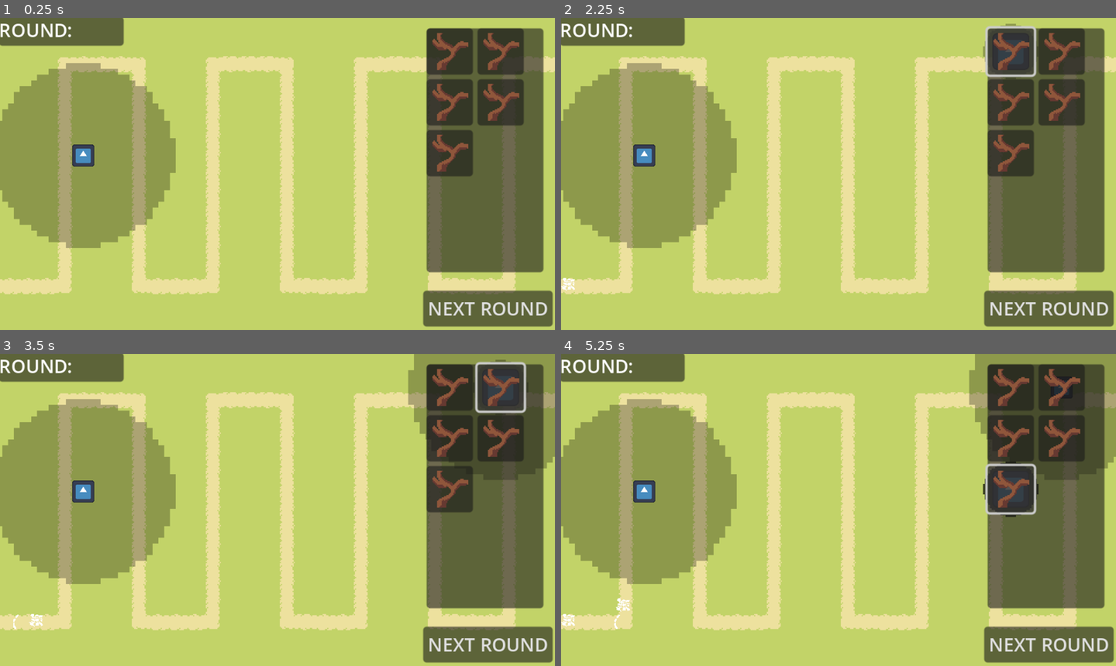
Above: before the commit, frames 1-4 (two rows, left to right).
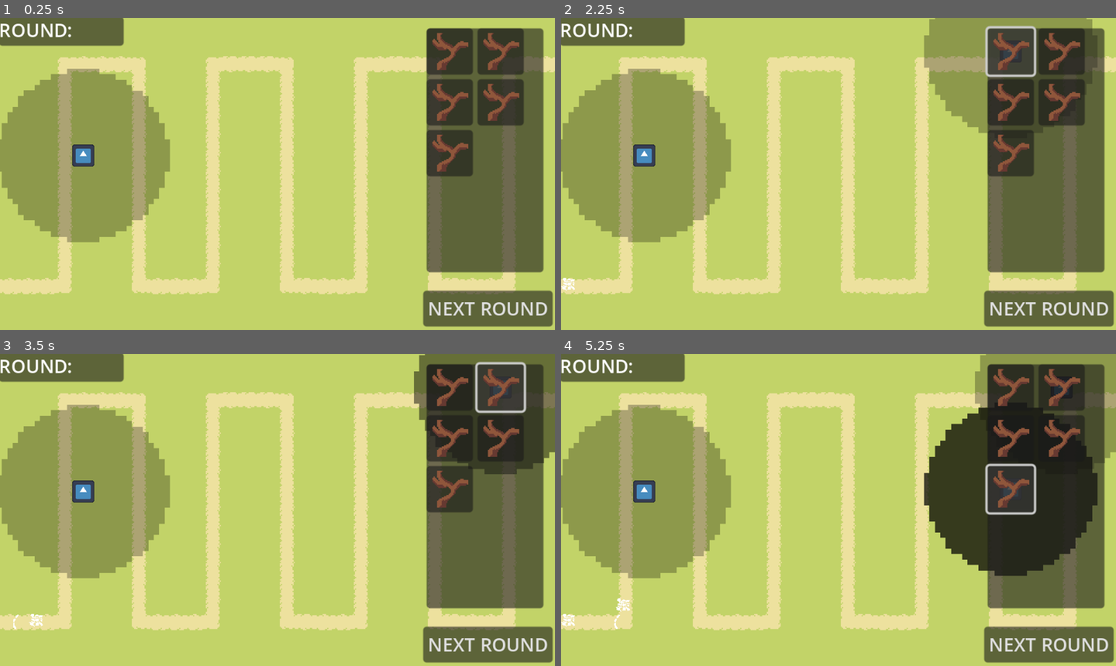
Above: after the commit, the same moments.

Repository: MindVisceral/BoneTD
Game: Godot game, scene res://Levels/Level1/Level1.tscn
Same seed, same stepped clock (60 frames per second), same inputs: the game is played once before the commit and once after it. The engine's default icon, where the game draws it, is replaced by a stand-in: a white triangle on a blue panel in a dark square.
Inputs (mouse positions are in pixels of both pictures, inside the frame that each line leads up to):
- Up to frame 1 (0.25 s): no input
- Up to frame 2 (2.25 s): click "NEXT ROUND" at 0.5 s; click "NEXT ROUND" at 1.25 s; click (1010, 52) at 2 s
- Up to frame 3 (3.5 s): click (499, 388) at 2.75 s
- Up to frame 4 (5.25 s): click (1010, 438) at 3.5 s; click (1060, 438) at 4.25 s; click (1010, 488) at 5 s

The runs differ from the first frame. In frame 1, 1.7% of the frame differs, in the area x 0-32%, y 14-74%; in frame 2, 5.6%; in frame 3, 3.7%; in frame 4, 11%, in the area x 0-100%, y 0-74%.

Commit message:
TempTower copies Tower Nodes

Diff:
--- a/Entities/Towers/BaseTower/BaseTower.gd
+++ b/Entities/Towers/BaseTower/BaseTower.gd
@@ -8,14 +8,23 @@
 @export_group("References")
 
 ## Collider of the Area which makes the Tower detect Enemies.
-## Used by TowerRangeVisuals to show the Tower's range
+## Used to scale the TowerRangeVisuals on setup() to show the Tower's range to the Player
 @export var tower_range_collider: CollisionShape2D
+
+## Sprite, which shows the Tower's range to the Player. Scaled to the right size on setup()
+@export var tower_range_visuals: Sprite2D
+
+## Sprite of this Tower.
+@export var tower_sprite: Sprite2D
+
+## The Collider of this Tower.
+@export var tower_collider: CollisionShape2D
 
 ## Point from which the Bullet will spawn.
 @export var bullet_spawn_point: Marker2D
 
-## Sprite, which shows the Tower's range to the Player. Scaled to the right size on _ready()
-@export var tower_range_visuals: Sprite2D
+## Node which rotates to face the Enemy. This way, TowerRange and TowerRangeVisuals don't rotate
+@export var rotation_pivot: Node2D
 
 ###-------------------------------------------------------------------------###
 ##### Enemy-related Variables
@@ -93,16 +102,16 @@
 
 
 func _ready() -> void:
-	##
-	tower_range_visuals.scale = Vector2( \
-		tower_range_collider.shape.radius * range_to_range_visuals_rate,
-		tower_range_collider.shape.radius * range_to_range_visuals_rate)
-
+	update_tower_visuals()
 
 	## Set ShotDelayTimer's wait_time and start it up
 	ShotDelayTimer.wait_time = shot_delay
 	ShotDelayTimer.start()
 
+
+###-------------------------------------------------------------------------###
+##### Shooting functions
+###-------------------------------------------------------------------------###
 
 func _physics_process(delta: float) -> void:
 	## If there is a current_target...
@@ -154,7 +163,7 @@
 
 	## If this tower is meant to rotate towards the Enemy, do that.
 	if tower_rotates_to_enemy == true:
-		self.rotation = angle_to_current_target
+		rotation_pivot.rotation = angle_to_current_target
 		bullet.rotation = angle_to_current_target
 	## Otherwise, make only the Bullet itself rotate to face the Enemy.
 	else:
@@ -162,7 +171,6 @@
 
 	## And add the Bullet to the Tree
 	get_tree().get_root().add_child(bullet)
-
 
 
 
@@ -207,3 +215,23 @@
 				## Set the current target to the first Enemy within this Tower's range
 				## (The Enemy that was added to the EnemiesInRangeArray latest)
 				current_target = EnemiesInRangeArray.back()
+
+
+
+###-------------------------------------------------------------------------###
+##### Visuals functions
+###-------------------------------------------------------------------------###
+
+## When the Tower is upgraded or otherwise changed, its visuals must be updated.
+func update_tower_visuals() -> void:
+	## TowerRangeVisuals must match TowerRange collider's radius.
+	## To this end, we scale TowerRangeVisuals Sprite2D by the right amount, which I determinted to
+	## be range_to_range_visuals_rate. This value depends on the the actual
+	## TowerRangeVisuals Texture's resolution.
+	## If that is changed, so must be range_to_range_visuals_rate.
+	tower_range_visuals.scale = Vector2( \
+		tower_range_collider.shape.radius * range_to_range_visuals_rate,
+		tower_range_collider.shape.radius * range_to_range_visuals_rate)
+
+	## presumably, bullet sprite should be included here too,
+	## among other stuff. WIP
--- a/Entities/Towers/BaseTower/BaseTower.tscn
+++ b/Entities/Towers/BaseTower/BaseTower.tscn
@@ -5,11 +5,14 @@
 [ext_resource type="PackedScene" uid="uid://cs8y67w2tt7sd" path="res://Entities/Towers/BaseTower/TowerRange.tscn" id="2_fac3i"]
 [ext_resource type="Texture2D" uid="uid://ctnhv3wt1ocbd" path="res://placeholder_5.png" id="3_33okv"]
 
-[node name="BaseTower" type="StaticBody2D" node_paths=PackedStringArray("bullet_spawn_point")]
+[node name="BaseTower" type="StaticBody2D" node_paths=PackedStringArray("tower_range_collider", "tower_range_visuals", "bullet_spawn_point", "rotation_pivot")]
 collision_layer = 2
 collision_mask = 3
 script = ExtResource("1_qn6n7")
-bullet_spawn_point = NodePath("BulletSpawnPoint")
+tower_range_collider = NodePath("TowerRange/Collider")
+tower_range_visuals = NodePath("TowerRangeVisuals")
+bullet_spawn_point = NodePath("RotationPivot/BulletSpawnPoint")
+rotation_pivot = NodePath("RotationPivot")
 
 [node name="TowerRange" parent="." node_paths=PackedStringArray("Tower") instance=ExtResource("2_fac3i")]
 Tower = NodePath("..")
@@ -18,15 +21,17 @@
 modulate = Color(1, 1, 1, 0.27451)
 texture = ExtResource("3_33okv")
 
-[node name="Sprite" type="Sprite2D" parent="."]
+[node name="RotationPivot" type="Node2D" parent="."]
+
+[node name="Sprite" type="Sprite2D" parent="RotationPivot"]
 scale = Vector2(0.15, 0.15)
 texture = ExtResource("1_vx0cn")
+
+[node name="BulletSpawnPoint" type="Marker2D" parent="RotationPivot"]
 
 [node name="Collider" type="CollisionShape2D" parent="."]
 
 [node name="ShotDelayTimer" type="Timer" parent="."]
 one_shot = true
 
-[node name="BulletSpawnPoint" type="Marker2D" parent="."]
-
 [editable path="TowerRange"]
--- a/Entities/Towers/StickGuy/StickGuy.tscn
+++ b/Entities/Towers/StickGuy/StickGuy.tscn
@@ -4,14 +4,14 @@
 [ext_resource type="PackedScene" uid="uid://c6033qphpoajv" path="res://Entities/Towers/StickGuy/StickBullet.tscn" id="2_ddlig"]
 
 [sub_resource type="CircleShape2D" id="CircleShape2D_2ixhf"]
-radius = 80.0
+radius = 75.0
 
 [sub_resource type="CircleShape2D" id="CircleShape2D_bok23"]
 radius = 9.0
 
-[node name="StickGuy" node_paths=PackedStringArray("tower_range_collider", "tower_range_visuals") instance=ExtResource("1_s74lq")]
-tower_range_collider = NodePath("TowerRange/Collider")
-tower_range_visuals = NodePath("TowerRangeVisuals")
+[node name="StickGuy" node_paths=PackedStringArray("tower_sprite", "tower_collider") instance=ExtResource("1_s74lq")]
+tower_sprite = NodePath("RotationPivot/Sprite")
+tower_collider = NodePath("Collider")
 bullet_scene = ExtResource("2_ddlig")
 shot_delay = 0.5
 bullet_speed = 3
@@ -22,12 +22,9 @@
 shape = SubResource("CircleShape2D_2ixhf")
 
 [node name="TowerRangeVisuals" parent="." index="1"]
-scale = Vector2(6.25, 6.25)
+scale = Vector2(1.563, 1.563)
 
 [node name="Collider" parent="." index="3"]
 shape = SubResource("CircleShape2D_bok23")
 
-[node name="BulletSpawnPoint" parent="." index="5"]
-position = Vector2(25, 0)
-
 [editable path="TowerRange"]
--- a/Entities/Towers/TempTower.gd
+++ b/Entities/Towers/TempTower.gd
@@ -1,10 +1,23 @@
 class_name TempTower
 extends Area2D
 
+###-------------------------------------------------------------------------###
+##### Exported variables
+###-------------------------------------------------------------------------###
 
-##
+## Sprite, which shows the Tower's range to the Player. Must be scaled to the right size.
 @export var tower_range_visuals: Sprite2D
 
+## Sprite of the TempTower. Can just be swapped for the Tower's Sprite.
+@export var tower_sprite: Sprite2D
+
+## TempTower's Collider. Can just be made the same as the Tower's own Collider
+@export var tower_collider: CollisionShape2D
+
+
+###-------------------------------------------------------------------------###
+##### Received variables
+###-------------------------------------------------------------------------###
 
 ## This Tower will be placed at TempTower's position when the Player wants to place it.
 ## This is passed by the TowerHandler
@@ -14,26 +27,36 @@
 var towers_node_reference: Node2D
 
 
+###-------------------------------------------------------------------------###
+##### Variable storage
+###-------------------------------------------------------------------------###
+
 ## The Menu and other UI elements are Areas. If this is true, then the Tower can be placed.
 var areas_clear: bool = true
 #
 ## Towers and the Environment are Bodies. If this is true, then the Tower can be placed.
 var bodies_clear: bool = true
 
+## This holds an instance of the Tower which will be spawned by this Node.
+## Also used to change this TempTower's Sprite, TowerRangeVisuals scale, and Collider size
+var new_tower: BaseTower
 
+func _ready() -> void:
+	call_deferred("setup")
 
 ## Make this Node follow the mouse until it's queue_free()-d
 func _physics_process(delta: float) -> void:
 	## Keep this TempTower at the mouse's global position at all times.
 	self.global_position = get_global_mouse_position()
 
+
 ## Wait for Input
 func _input(event: InputEvent) -> void:
 	## Placing button pressed; instantiate the right Tower and kill this Node
 	if Input.is_action_just_pressed("LMB"):
 		if areas_clear == true and bodies_clear == true:
-			var new_tower: BaseTower = tower_to_be_placed.instantiate()
 
+			## Place the Tower [it was already instantiated on _setup()]
 			new_tower.global_position = self.global_position
 			towers_node_reference.add_child(new_tower)
 
@@ -43,6 +66,11 @@
 	elif Input.is_action_just_pressed("RMB"):
 		self.queue_free()
 
+
+
+###-------------------------------------------------------------------------###
+##### Stuff-in-the-way functions
+###-------------------------------------------------------------------------###
 
 ## Touches a Menu, can't be placed.
 func _on_area_entered(area: Area2D) -> void:
@@ -59,3 +87,31 @@
 ## All Bodies clear, can be placed now.
 func _on_body_exited(body: Node2D) -> void:
 	bodies_clear = true
+
+
+
+###-------------------------------------------------------------------------###
+##### Setup functions
+###-------------------------------------------------------------------------###
+
+## - and
+## make sure all the Visuals match the Tower's visuals
+func setup() -> void:
+
+	## After everything is _ready(), instantiate a tower_to_be_placed.
+	## Now we can edit this TempTower's children nodes to be the same as the new_tower's.
+	## NOTE: This new_tower is global in this script and it will be used when placing the Tower
+	new_tower = tower_to_be_placed.instantiate()
+
+	## We manually make the new_tower update it's visuals.
+	## Await-ing for that to be done on _ready() doesn't seem to work.
+	new_tower.update_tower_visuals()
+
+	## TowerRangeVisuals must match the Tower's tower_range_visuals
+	tower_range_visuals.scale = new_tower.tower_range_visuals.scale
+	## Scale the Sprite to the right size and set it to the Tower's Sprite
+	## NOTE: Scale first! Doesn't work properly otherwise.
+	tower_sprite.scale = new_tower.tower_sprite.scale
+	tower_sprite = new_tower.tower_sprite
+	## Set the Collider shape to be the same as the Tower's
+	tower_collider.shape = new_tower.tower_collider.shape
--- a/Entities/Towers/TempTower.tscn
+++ b/Entities/Towers/TempTower.tscn
@@ -5,13 +5,15 @@
 [ext_resource type="Texture2D" uid="uid://ctnhv3wt1ocbd" path="res://placeholder_5.png" id="2_2c8o6"]
 
 [sub_resource type="CircleShape2D" id="CircleShape2D_j6hnj"]
-radius = 15.0
+radius = 12.0
 
-[node name="TempTower" type="Area2D" node_paths=PackedStringArray("tower_range_visuals")]
+[node name="TempTower" type="Area2D" node_paths=PackedStringArray("tower_range_visuals", "tower_sprite", "tower_collider")]
 collision_layer = 2
 collision_mask = 3
 script = ExtResource("1_xdyis")
 tower_range_visuals = NodePath("TowerRangeVisuals")
+tower_sprite = NodePath("TowerSprite")
+tower_collider = NodePath("Collider")
 
 [node name="TowerRangeVisuals" type="Sprite2D" parent="."]
 modulate = Color(1, 1, 1, 0.27451)
@@ -19,7 +21,7 @@
 texture = ExtResource("2_2c8o6")
 
 [node name="TowerSprite" type="Sprite2D" parent="."]
-scale = Vector2(0.25, 0.25)
+scale = Vector2(0.2, 0.2)
 texture = ExtResource("1_bc8k8")
 
 [node name="Collider" type="CollisionShape2D" parent="."]
--- a/Levels/Level1/Level1.tscn
+++ b/Levels/Level1/Level1.tscn
@@ -6,7 +6,6 @@
 [ext_resource type="PackedScene" uid="uid://ixusat1leq8h" path="res://Levels/TowerHandler.tscn" id="4_6772l"]
 [ext_resource type="PackedScene" uid="uid://cqmttjx0vrf5k" path="res://Entities/Towers/StickGuy/StickGuy.tscn" id="5_0yo07"]
 [ext_resource type="PackedScene" uid="uid://cbdr67v8qd072" path="res://Entities/Towers/StickGuy/StickGuySelectButton.tscn" id="6_4qvdn"]
-[ext_resource type="Texture2D" uid="uid://c6mdmcmvjs336" path="res://icon.svg" id="6_6l325"]
 
 [sub_resource type="NavigationPolygon" id="NavigationPolygon_2vxpa"]
 vertices = PackedVector2Array(8, 8, -8, 8, -8, -8, 8, -8)
@@ -445,9 +444,6 @@
 
 [node name="StickGuy" parent="TowerHandler/Towers" index="0" instance=ExtResource("5_0yo07")]
 position = Vector2(72, 119)
-target_priority = 0
-tower_rotates_to_enemy = true
-bullet_sprite = ExtResource("6_6l325")
 
 [node name="MovementPath" type="Path2D" parent="."]
 z_index = 1
Not shown: 1 places in Levels/Level1/Level1.tscn that only renumber resources
